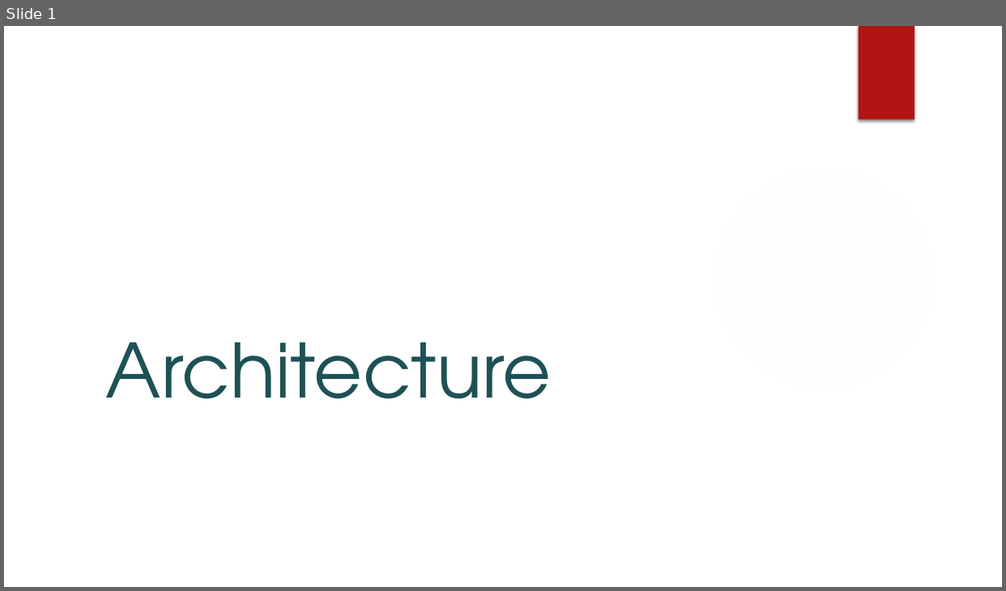
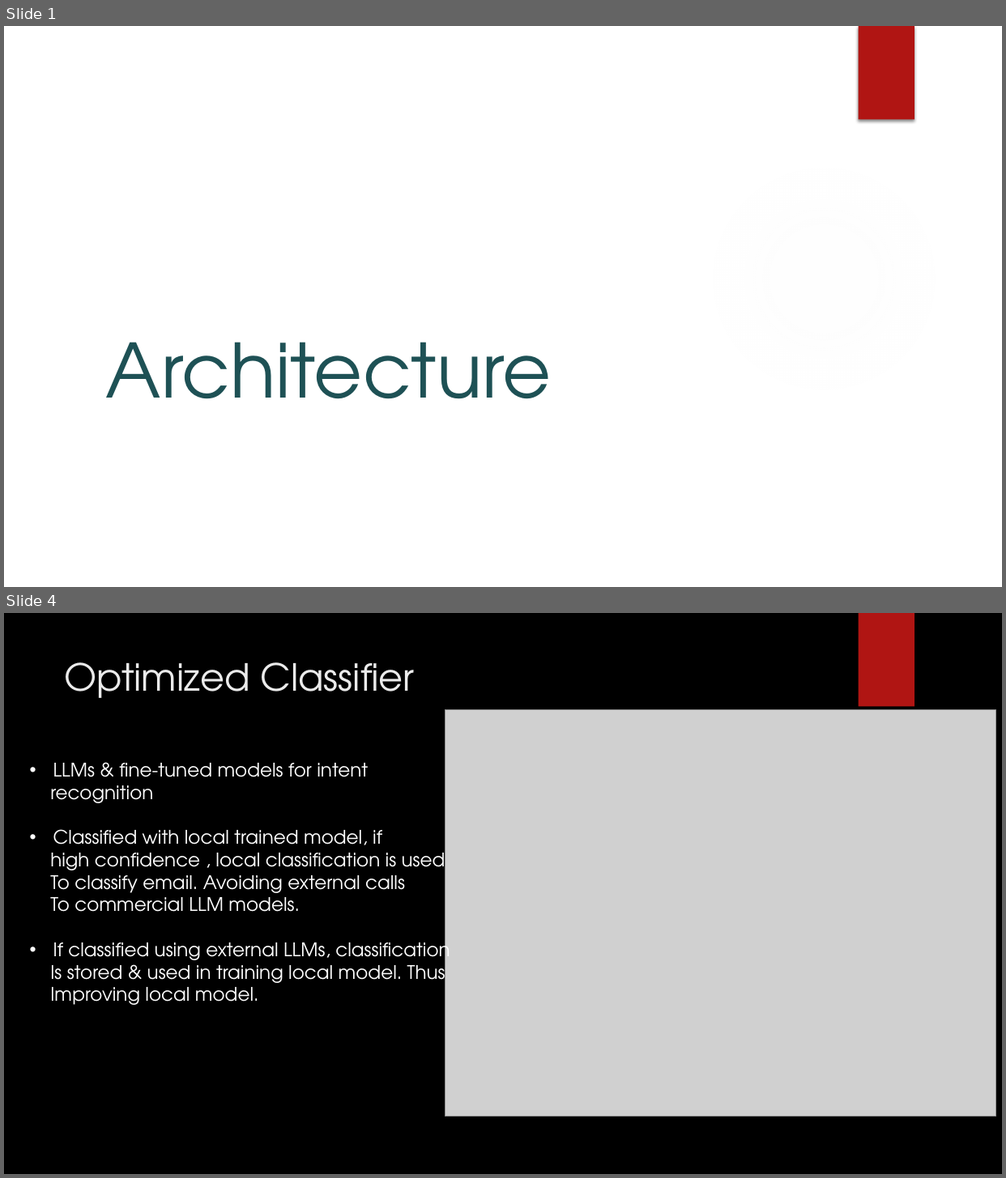
Before and after one commit to ewfx/gaied-t2-10-f5, a slide deck: artifacts/arch/Architecture_Flowdiagram.pptx. Shown one above the other, each under a label of ours: slide 1 before the commit, slides 1 and 4 after it; the slides between them are not shown. The pictures are 1006x591 and 1006x1178 pixels, drawn with LibreOffice and Linux fonts; fonts in the diff are those of the drawing; grey boxes stand for pictures; background and template pictures are left out. Boxes give left, top, right and bottom in pixels: in the first picture for what was removed or moved away, otherwise in the second. Text is boxed around its words. In the diff, an @@ line names an element or a change of style, - is before the commit and + after.

```diff
--- a/artifacts/arch/Architecture_Flowdiagram.pptx
+++ b/artifacts/arch/Architecture_Flowdiagram.pptx
@@ slide 4 added at (4, 613, 1002, 1174), background picture (left out); not listed: 1 template element that a slide beside it also shows @@
@@ title added at (65, 662, 415, 698), 36 pt, text #EBEBEB @@
+Optimized Classifier
@@ picture added at (445, 709, 995, 1116) @@
@@ text added at (50, 763, 450, 1005), 18 pt, text #FFFFFF @@
+• LLMs & fine-tuned models for intent
+recognition
+• Classified with local trained model, if
+high confidence , local classification is used
+To classify email. Avoiding external calls
+To commercial LLM models.
+• If classified using external LLMs, classification
+Is stored & used in training local model. Thus
+Improving local model.
```
Also in this commit, not shown: 3 other slides added, 1 slide removed, 4 other files.
